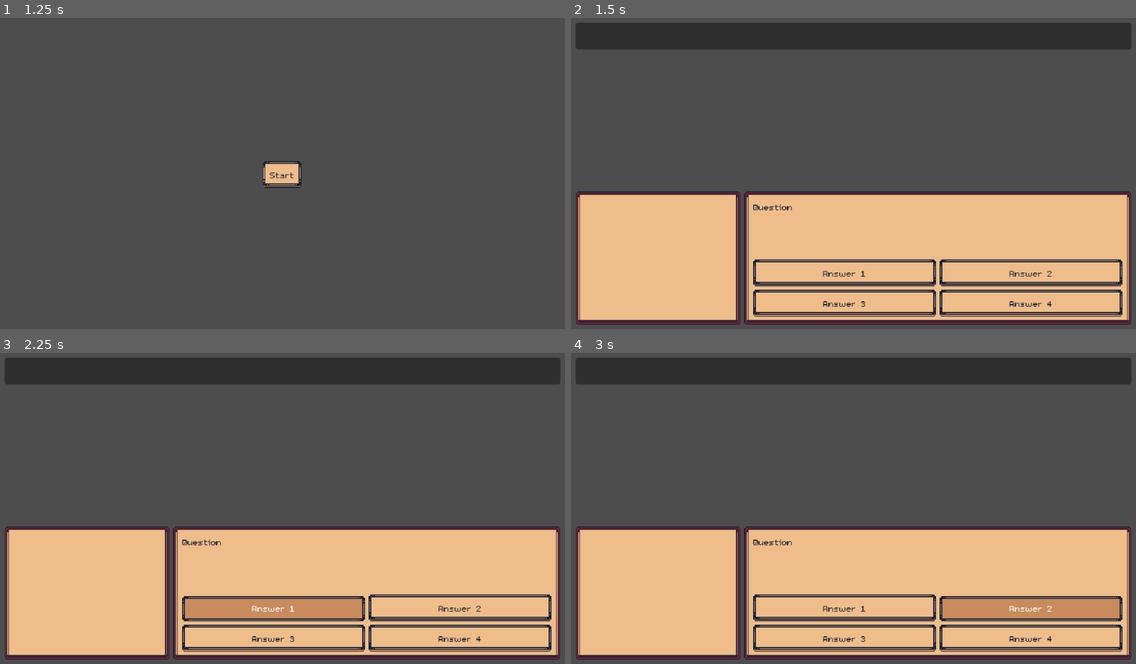
Above: before the commit, frames 1-4 (two rows, left to right).
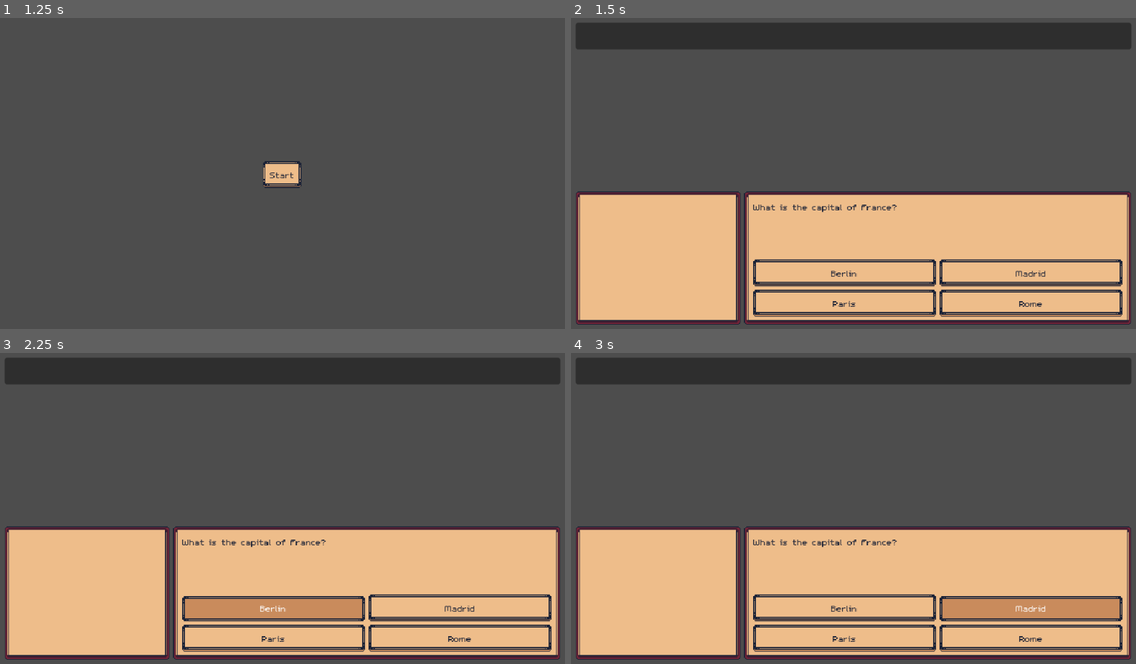
Above: after the commit, the same moments.

Repository: dev-laww/knight-quest
Game: Godot game, scene res://scenes/main.tscn
The game is run twice, just before and just after one commit, with the same random seed, the same clock (stepped at 60 frames per second) and the same inputs.
Inputs:
- Up to frame 1 (1.25 s): click "Login" at 0.5 s
- Up to frame 2 (1.5 s): click "Start" at 1.25 s
- Up to frame 3 (2.25 s): click "Answer 1" (after the commit: "Berlin") at 2 s
- Up to frame 4 (3 s): click "Answer 2" (after the commit: "Madrid") at 2.75 s

Frame 1 is identical in both runs. In frame 2, 0.6% of the frame differs, in the area x 32-86%, y 59-93%; in frame 3, 0.6%; in frame 4, 0.6%.
Error before the commit: Trying to assign value of type 'Vector2' to a variable of type 'Marker2D'. (res://scripts/ui/overlays/heads_up_display.gd:5)

Commit message:
initial question manager implementation

Diff:
--- a/knight-quest/scenes/world/battle.tscn
+++ b/knight-quest/scenes/world/battle.tscn
@@ -1,9 +1,15 @@
-[gd_scene load_steps=2 format=3 uid="uid://0ioux0qjw16k"]
+[gd_scene load_steps=4 format=3 uid="uid://0ioux0qjw16k"]
 
+[ext_resource type="PackedScene" uid="uid://bbw6djrw7xne1" path="res://scenes/components/managers/question_manager.tscn" id="1_ehm8x"]
+[ext_resource type="Script" uid="uid://d1qjlor5wiia2" path="res://scripts/world/battle.gd" id="1_fs26p"]
 [ext_resource type="PackedScene" uid="uid://cf6rph7p0k8y7" path="res://scenes/ui/overlays/heads_up_display.tscn" id="1_hjx2g"]
 
 [node name="Battle" type="Node2D"]
+script = ExtResource("1_fs26p")
+
+[node name="QuestionManager" parent="." instance=ExtResource("1_ehm8x")]
 
 [node name="UI" type="CanvasLayer" parent="."]
 
 [node name="HeadsUpDisplay" parent="UI" instance=ExtResource("1_hjx2g")]
+unique_name_in_owner = true
--- a/knight-quest/scripts/ui/overlays/heads_up_display.gd
+++ b/knight-quest/scripts/ui/overlays/heads_up_display.gd
@@ -2,15 +2,17 @@
 class_name HeadsUpDisplay
 
 
-@onready var player_position: Marker2D = %PlayerPosition.global_position
-@onready var enemy_position: Marker2D = %EnemyPosition.global_position
+@onready var player_position: Vector2 = %PlayerPosition.global_position
+@onready var enemy_position: Vector2 = %EnemyPosition.global_position
 @onready var question_label: RichTextLabel = %QuestionLabel
 @onready var answer_buttons: Array[Node] = [%FirstAnswerButton, %SecondAnswerButton, %ThirdAnswerButton, %FourthAnswerButton]
 @onready var answer_button_group: ButtonGroup = %FirstAnswerButton.button_group
 
+signal answer_selected(selected_index: int)
+
 
 func _ready() -> void:
-    pass
+    answer_button_group.pressed.connect(_on_answer_selected)
 
 
 func set_question(question: Question) -> void:
@@ -22,3 +24,12 @@
             answer_buttons[i].visible = true
         else:
             answer_buttons[i].visible = false
+
+func _on_answer_selected(button: BaseButton) -> void:
+    var index = button.get_meta("answer_index", -1)
+
+    if index == -1:
+        push_error("Button does not have an answer index set.")
+        return
+
+    answer_selected.emit(index)
--- /dev/null
+++ b/knight-quest/scripts/world/battle.gd
@@ -0,0 +1,21 @@
+extends Node2D
+
+
+@onready var question_manager: QuestionManager = $QuestionManager
+@onready var heads_up_display: HeadsUpDisplay = %HeadsUpDisplay
+
+var question: Question
+
+
+func _ready() -> void:
+    question = question_manager.get_question()
+
+    heads_up_display.set_question(question)
+    heads_up_display.answer_selected.connect(_on_answer_selected)
+
+
+func _on_answer_selected(selected_index: int) -> void:
+    if question_manager.check_answer(question, selected_index):
+        print("Correct answer selected!")
+    else:
+        print("Incorrect answer selected.")
Not shown, added: knight-quest/scripts/world/battle.gd.uid
